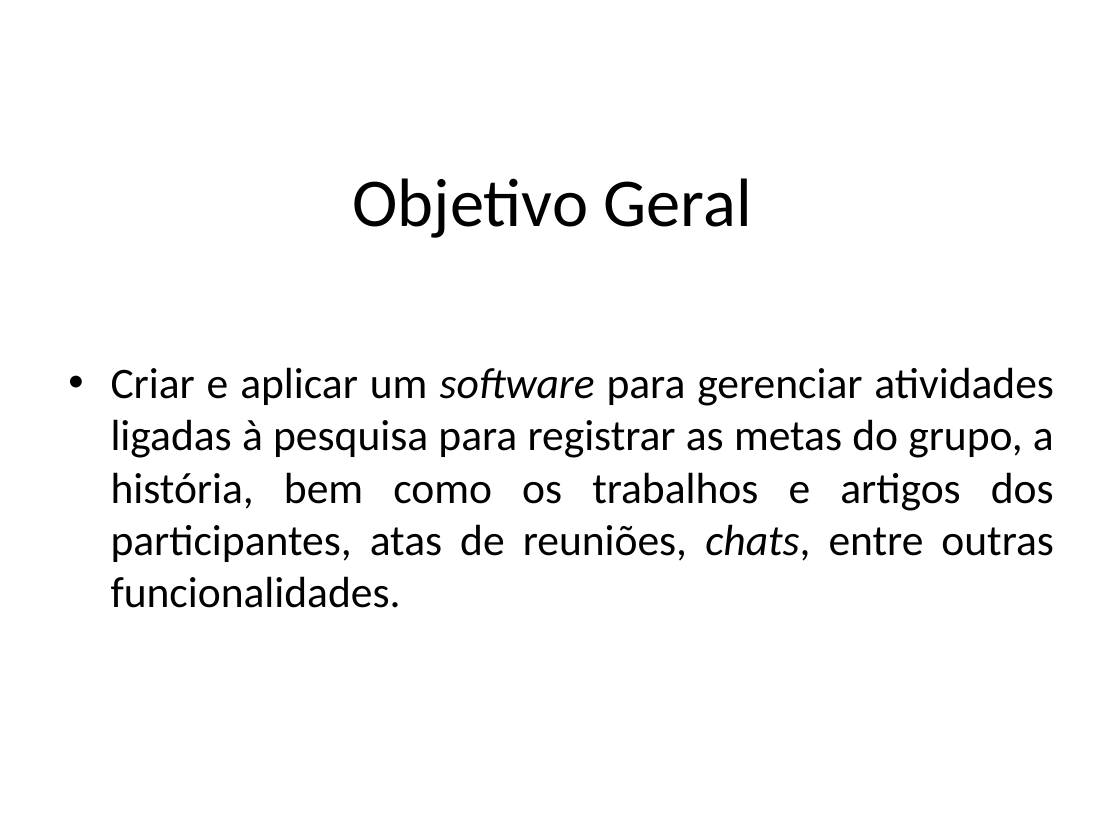
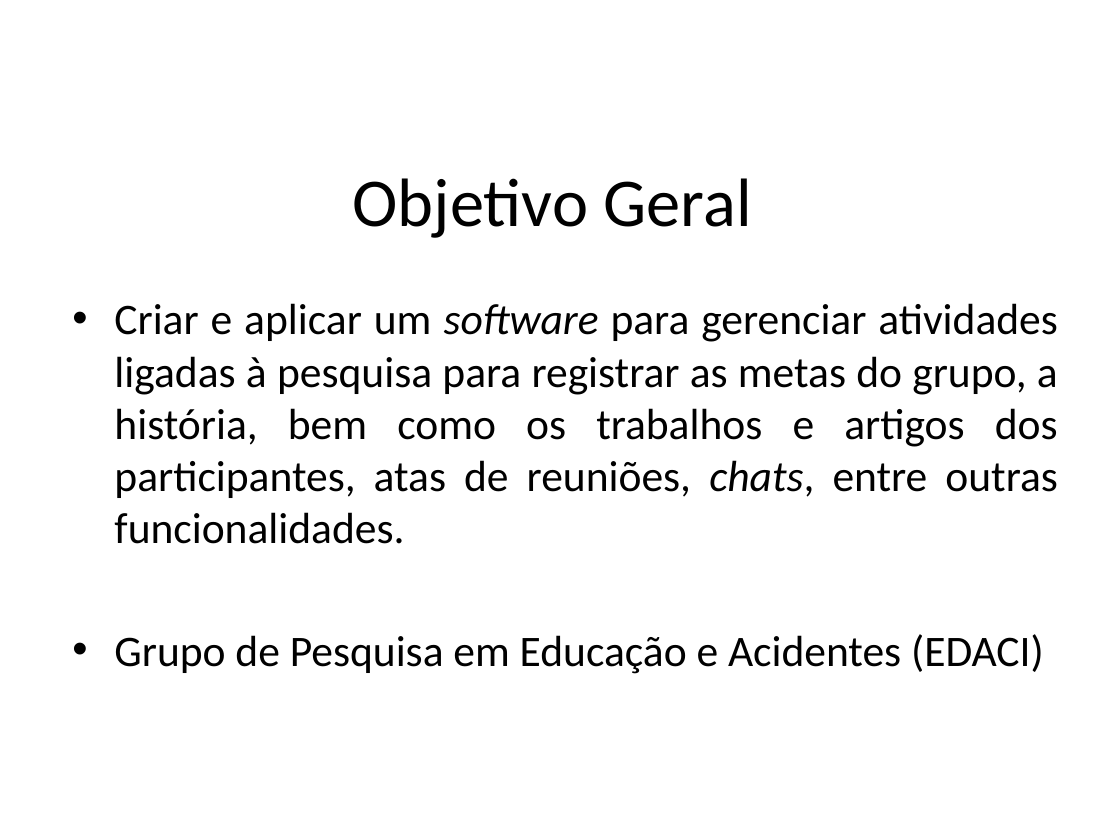
Before and after one commit to vivangola/TG-EDACI, a slide deck: slide 2 of QUALI.pptx. Drawn at 1120x840 pixels with LibreOffice and Linux fonts; fonts in the diff are those of the drawing; background and template pictures are left out. Boxes give left, top, right and bottom in pixels: in the first picture for what was removed or moved away, otherwise in the second. Text is boxed around its words. In the diff, an @@ line names an element or a change of style, - is before the commit and + after.

```diff
--- a/QUALI.pptx
+++ b/QUALI.pptx
@@ text "Criar e aplicar um software ...": place and size @@
-text "Criar e aplicar um software ..." at <box>111,367,1054,608</box>
+text "Criar e aplicar um software ..." at <box>114,303,1058,674</box>
@@ text at <box>114,634,1044,674</box>: paragraph added @@
+• Grupo de Pesquisa em Educação e Acidentes (EDACI)
```
Also in this commit, not shown: 1 other slide changed, 1 slide added, 1 slide removed, 3 other files.
